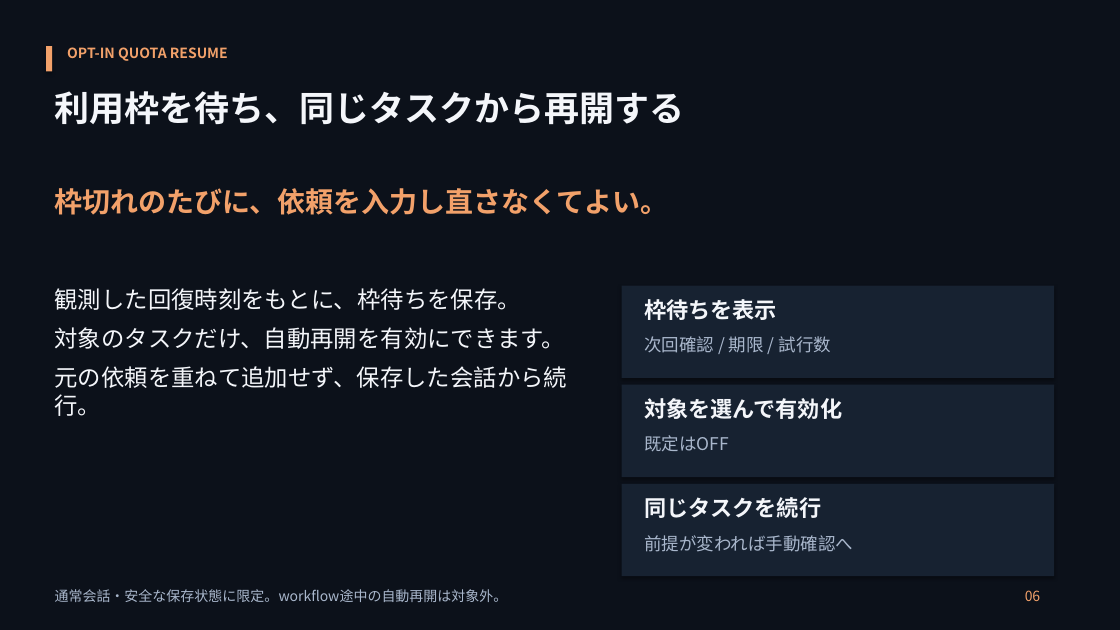
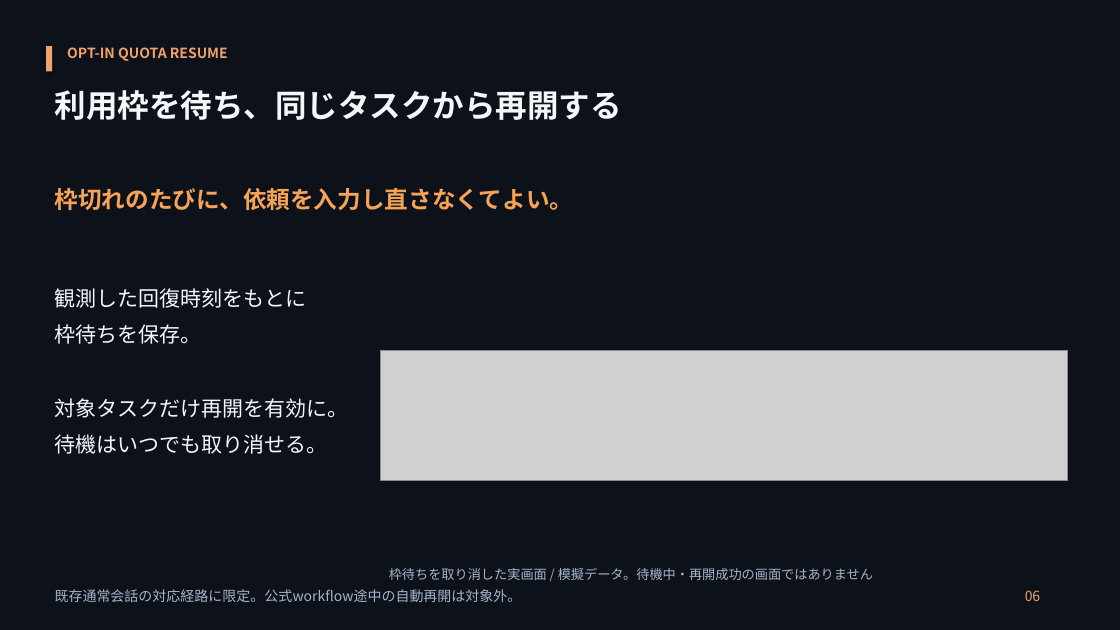
Before and after one commit to hiroto-k0306/Xharness, a slide deck: slide 6 of docs/presentations/20261008/XHarness-introduction-final.pptx. Drawn at 1120x630 pixels with LibreOffice and Linux fonts; fonts in the diff are those of the drawing; grey boxes stand for pictures. Boxes give left, top, right and bottom in pixels: in the first picture for what was removed or moved away, otherwise in the second. Text is boxed around its words. In the diff, an @@ line names an element or a change of style, - is before the commit and + after.

Commit message:
docs: 紹介資料を実画面中心に更新

```diff
--- a/docs/presentations/20261008/XHarness-introduction-final.pptx
+++ b/docs/presentations/20261008/XHarness-introduction-final.pptx
@@ text "利用枠を待ち、同じタスクから再開する" at [55,90,622,120]: size 30 to 27 pt @@
@@ text "枠切れのたびに、依頼を入力し直さなくてよい。" at [55,188,574,210]: size 24 to 20.2 pt, text colour #F2A16A to #F6A356 @@
@@ text at [55,288,349,454]: text changed; size 20 to 18 pt @@
-観測した回復時刻をもとに、枠待ちを保存。
-対象のタスクだけ、自動再開を有効にできます。
-元の依頼を重ねて追加せず、保存した会話から続行。
+観測した回復時刻をもとに
+枠待ちを保存。
+対象タスクだけ再開を有効に。
+待機はいつでも取り消せる。
@@ rectangle removed at [622,286,1054,378] @@
@@ text removed at [644,299,777,320] @@
-枠待ちを表示
@@ picture added at [381,350,1068,481] @@
@@ text removed at [644,336,831,353] @@
-次回確認 / 期限 / 試行数
@@ rectangle removed at [622,385,1054,477] @@
@@ text removed at [644,398,842,419] @@
-対象を選んで有効化
@@ text removed at [644,435,729,451] @@
-既定はOFF
@@ rectangle removed at [622,484,1054,576] @@
@@ text removed at [644,497,821,518] @@
-同じタスクを続行
@@ text removed at [644,535,853,552] @@
-前提が変われば手動確認へ
@@ text added at [389,568,873,580], 11.2 pt, text #A6B4C8 @@
+枠待ちを取り消した実画面 / 模擬データ。待機中・再開成功の画面ではありません
@@ text at [55,589,522,602]: text changed; text colour #A9B7CC to #A6B4C8 @@
-通常会話・安全な保存状態に限定。workflow途中の自動再開は対象外。
+既存通常会話の対応経路に限定。公式workflow途中の自動再開は対象外。
```
Also in this commit, not shown: 5 other slides changed, 1 slide added, 1 slide removed, 3 other files.
